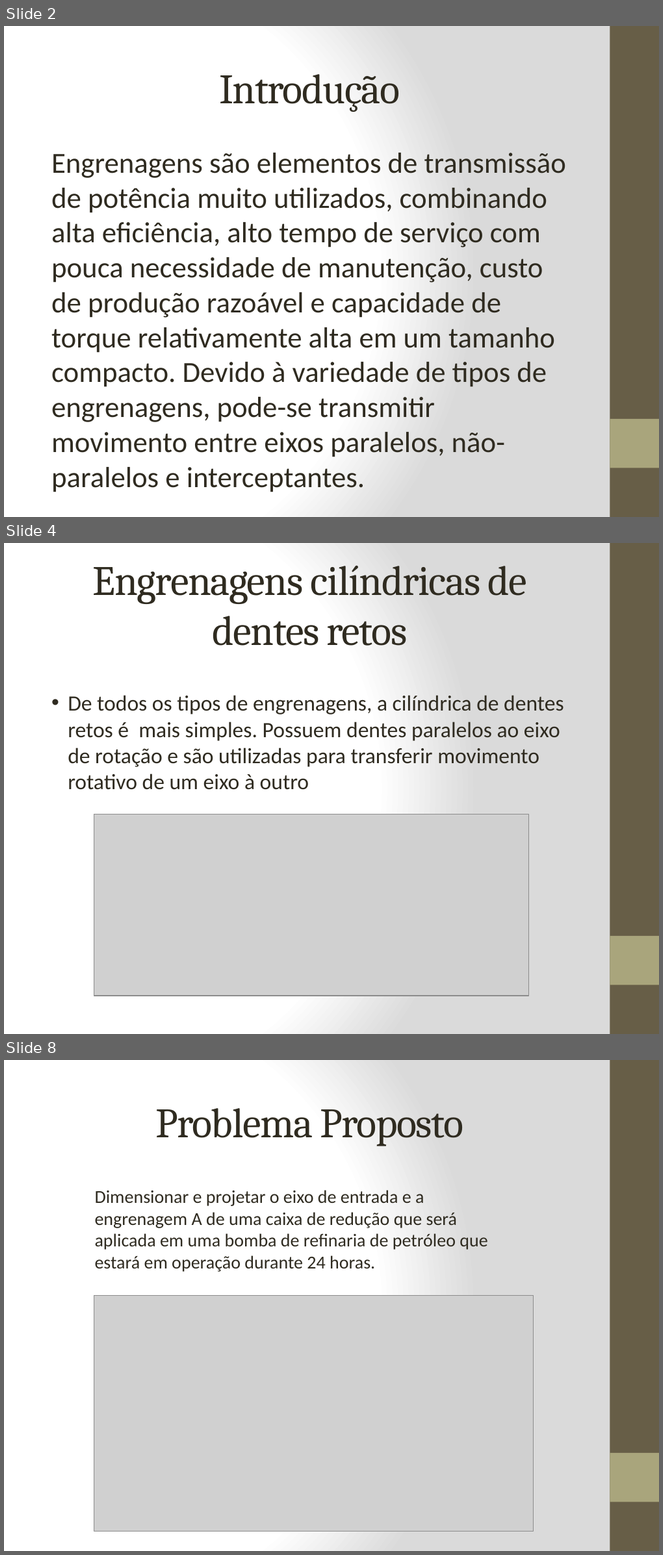
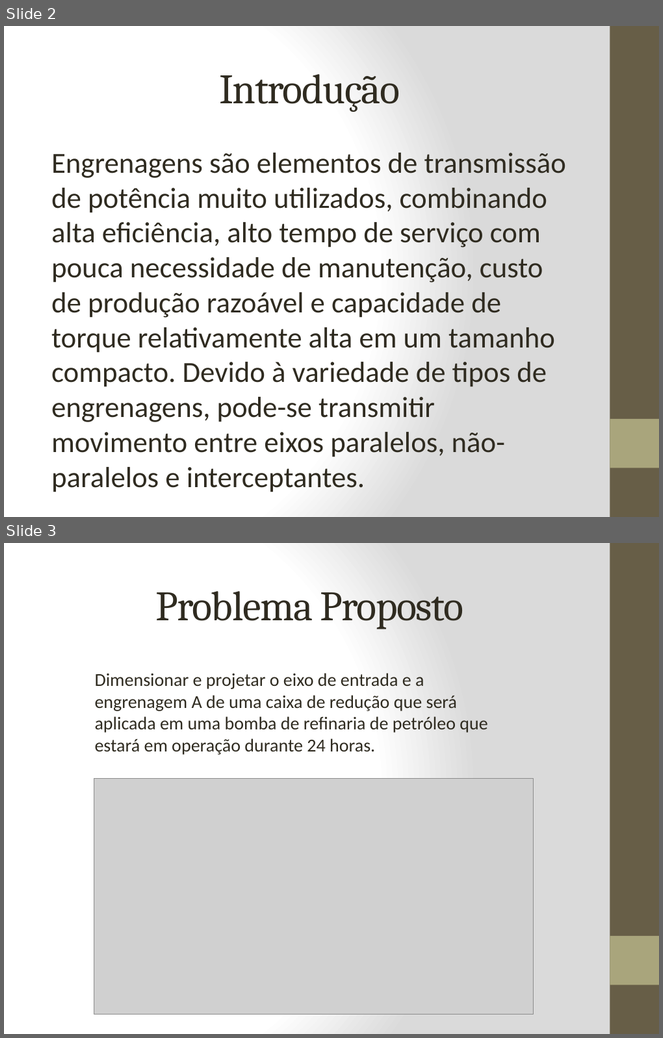
Before and after one commit to furstmartins/mechanical, a slide deck: Apresentacao/dimensionamento de engrenagens.pptx. Shown one above the other, each under a label of ours: slides 2, 4 and 8 before the commit, slides 2 and 3 after it; the slides between them are not shown. The pictures are 663x1555 and 663x1038 pixels, drawn with LibreOffice and Linux fonts; fonts in the diff are those of the drawing; grey boxes stand for pictures. Boxes give left, top, right and bottom in pixels: in the first picture for what was removed or moved away, otherwise in the second. Text is boxed around its words. In the diff, an @@ line names an element or a change of style, - is before the commit and + after.

```diff
--- a/Apresentacao/dimensionamento de engrenagens.pptx
+++ b/Apresentacao/dimensionamento de engrenagens.pptx
@@ slide 4 removed at [4, 543, 659, 1034], background gradient #FFFFFF to #DADADA; not listed: 2 template elements that a slide beside it also shows @@
@@ title removed at [93, 566, 527, 646] @@
-Engrenagens cilíndricas de dentes retos
@@ text removed at [68, 695, 564, 790] @@
-• De todos os tipos de engrenagens, a cilíndrica de dentes retos é mais simples. Possuem dentes paralelos ao eixo de rotação e são utilizadas para transferir movimento rotativo de um eixo à outro
@@ picture removed at [94, 814, 529, 996] @@
@@ what was slide 8 is now slide 3 @@
```
Also in this commit, not shown: 4 other slides removed, 5 other files.
